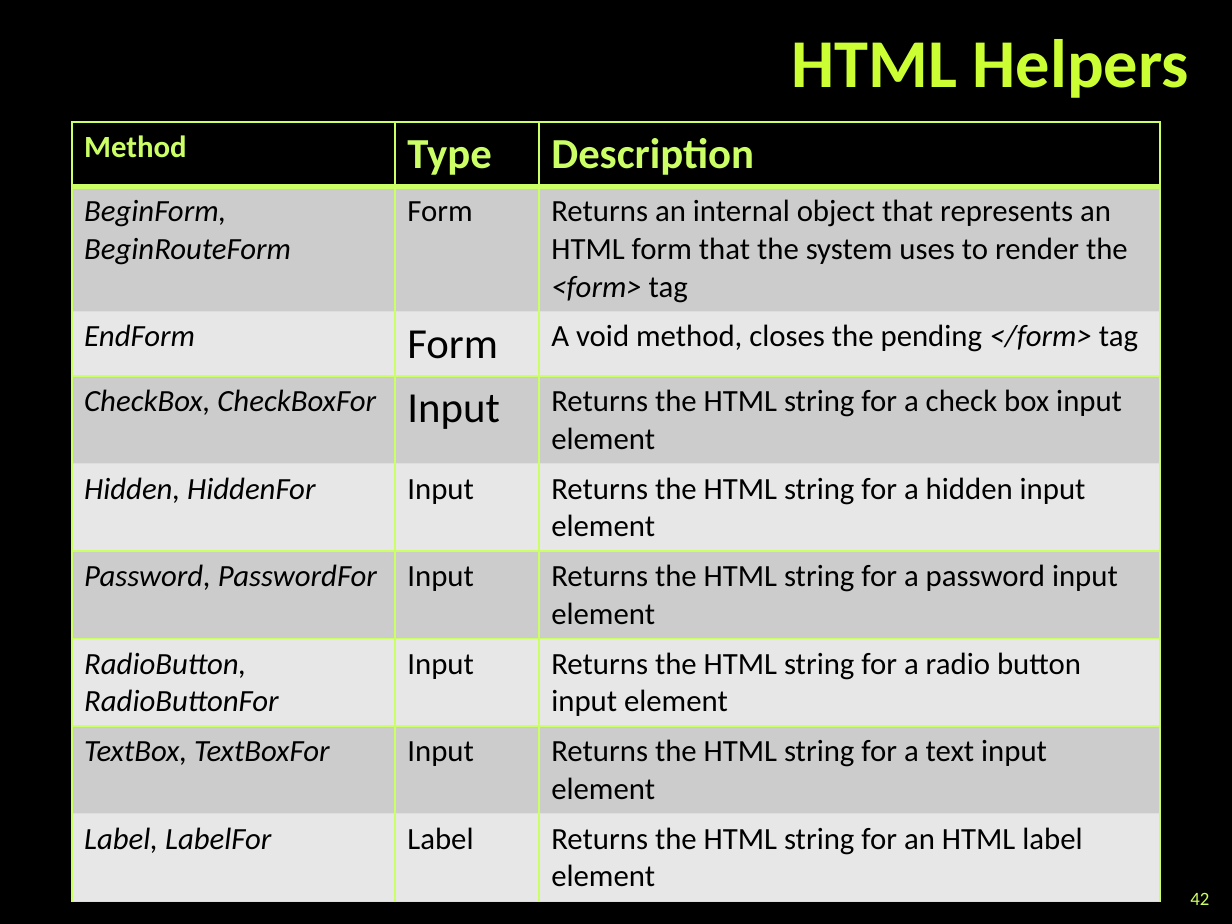
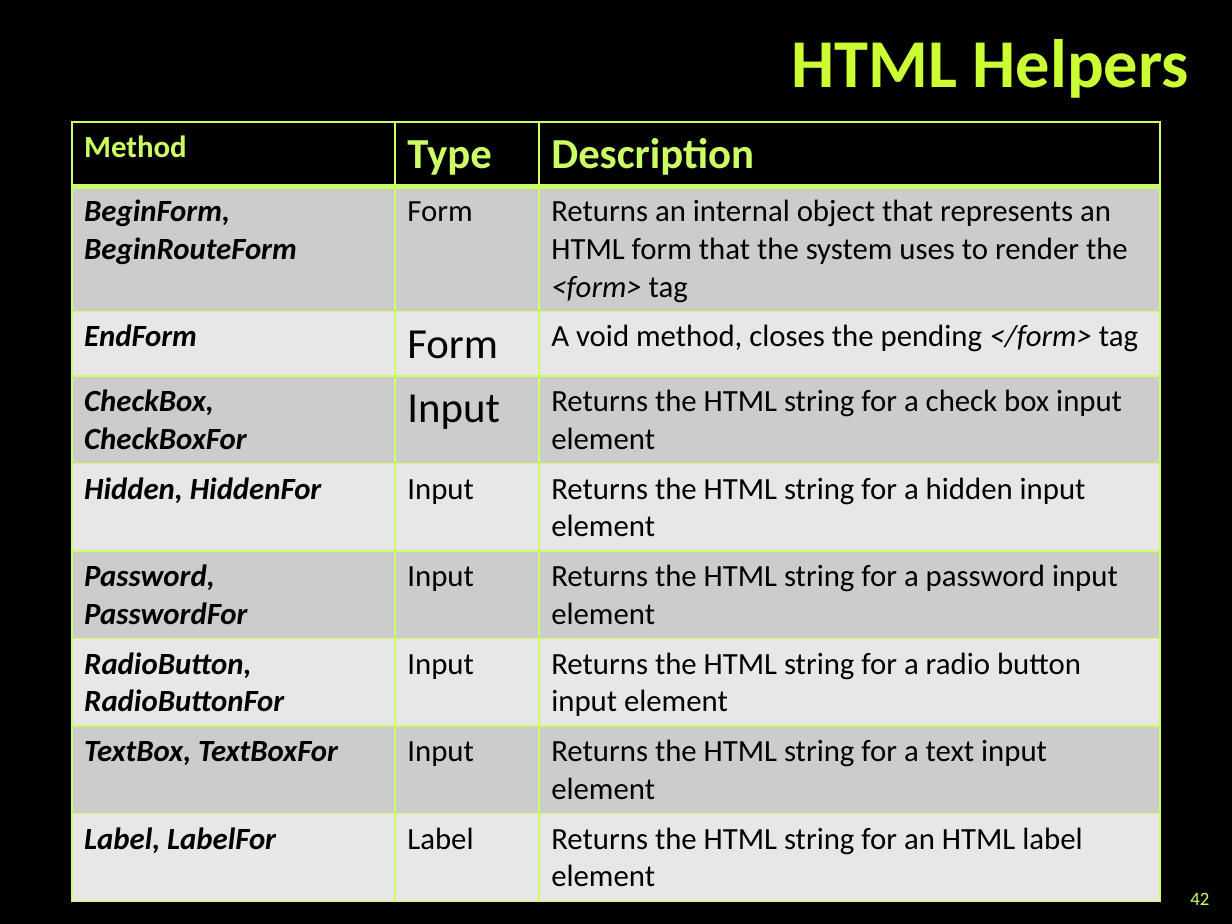
Before and after one commit to TelerikAcademy/ASP.NET-MVC, a slide deck: slide 42 of 02. ASP.NET-MVC-Essentials/ASP.NET MVC Essentials.pptx. Drawn at 1232x924 pixels with LibreOffice and Linux fonts; fonts in the diff are those of the drawing; background and template pictures are left out. Boxes give left, top, right and bottom in pixels: in the first picture for what was removed or moved away, otherwise in the second. Text is boxed around its words. In the diff, an @@ line names an element or a change of style, - is before the commit and + after.

```diff
--- a/02. ASP.NET-MVC-Essentials/ASP.NET MVC Essentials.pptx
+++ b/02. ASP.NET-MVC-Essentials/ASP.NET MVC Essentials.pptx
@@ table at box(71, 122, 1159, 891) @@
@@ bold on in "BeginForm,", "BeginRouteForm", "EndForm", "CheckBox, CheckBoxFor" and 6 more places @@
```
Also in this commit, not shown: 6 other slides changed.
